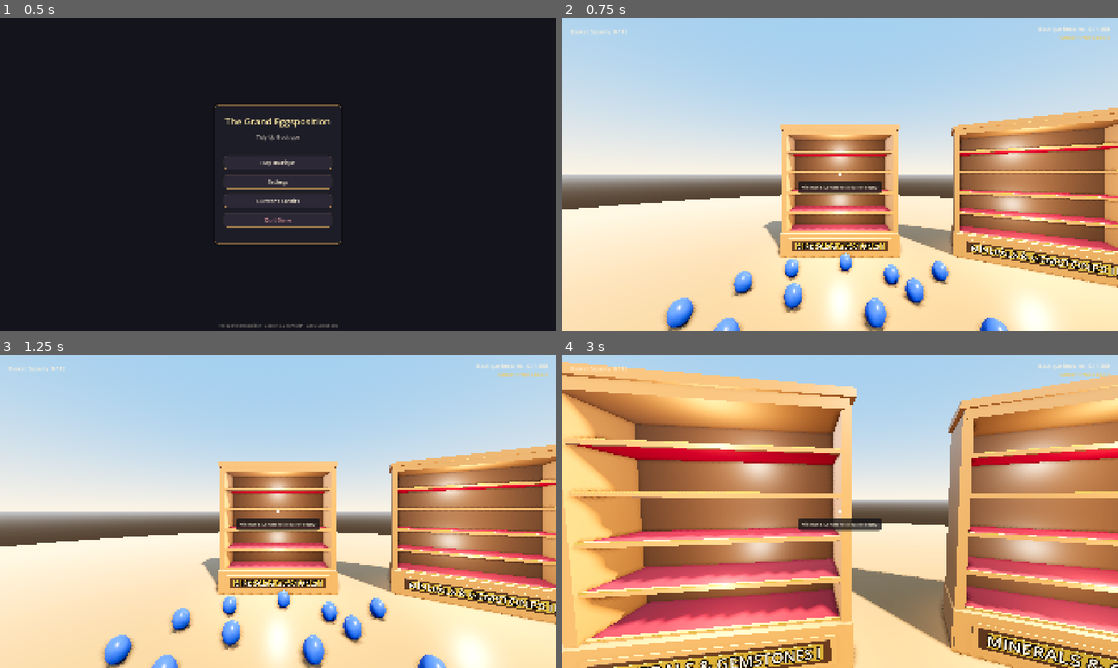
Above: before the commit, frames 1-4 (two rows, left to right).
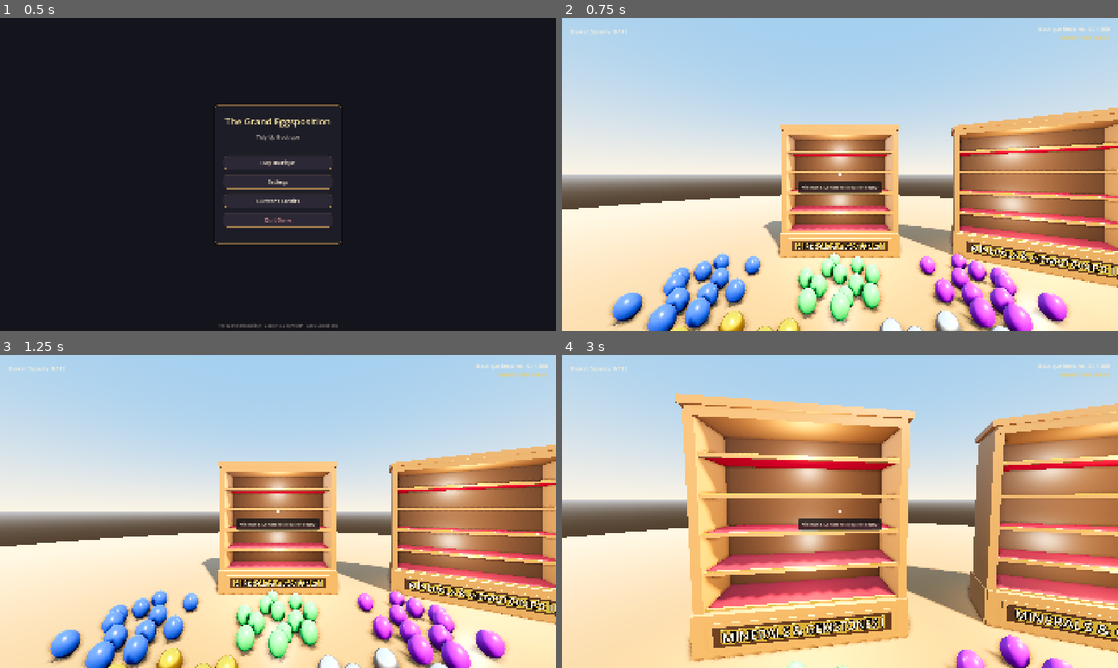
Above: after the commit, the same moments.

Repository: JS-Marinn/the-grand-eggsposition
Game: Godot game, scene res://scenes/ui/main_menu.tscn
The game is run twice, just before and just after one commit, with the same random seed, the same clock (stepped at 60 frames per second) and the same inputs.
Inputs (mouse positions are in pixels of both pictures, inside the frame that each line leads up to):
- Up to frame 1 (0.5 s): no input
- Up to frame 2 (0.75 s): click "Play Boutique" at 0.5 s
- Up to frame 3 (1.25 s): no input
- Up to frame 4 (3 s): tap Enter at 1.25 s; move the mouse to (867, 511) at 1.27 s; press the mouse at (867, 511) at 1.28 s; hold W (move_forward) from 1.28 s (still down); move the mouse to (812, 511) at 2.02 s; release the mouse at (812, 511) at 2.03 s; click (812, 511) at 2.1 s; tap Space at 2.75 s; move the mouse to (851, 505) at 2.77 s; hold Q (resonance_chime) from 2.78 s (still down)

Frame 1 is identical in both runs. In frame 2, 11% of the frame differs, in the area x 8-92%, y 74-100%; in frame 3, 11%; in frame 4, 75%, in the area x 0-100%, y 2-100%.

Commit message:
feat(minerals): add 5 mineral egg types and 60 collectible eggs to fill first vitrine

Diff:
--- a/localization/translations.csv
+++ b/localization/translations.csv
@@ -35,6 +35,11 @@
 EGG_DRAGON_SCALE,"Dragon Scale Egg","Huevo de Escamas de Dragón"
 EGG_AMETHYST_GEODE,"Amethyst Geode Egg","Huevo de Geoda de Amatista"
 EGG_EMERALD,"Gleaming Emerald Egg","Huevo de Esmeralda Brillante"
+EGG_RUBY,"Gleaming Ruby Egg","Huevo de Rubí Brillante"
+EGG_SAPPHIRE,"Deep Sapphire Egg","Huevo de Zafiro Profundo"
+EGG_ROSE_QUARTZ,"Rose Quartz Egg","Huevo de Cuarzo Rosa"
+EGG_OBSIDIAN,"Obsidian Glass Egg","Huevo de Cristal de Obsidiana"
+EGG_DIAMOND,"Flawless Diamond Egg","Huevo de Diamante Puro"
 BARNABY_NAME,"Barnaby the Merchant","Barnaby el Mercader"
 BARNABY_GREETING,"Ah, a curator with true taste! Keep an eye out for those tiny white eggs tucked away in corners...","¡Ah, un conservador con verdadero gusto! Mantén los ojos abiertos a los huevitos blancos ocultos en los rincones..."
 MENU_PLAY,"Play Boutique","Entrar a la Boutique"
--- a/scenes/main/game.tscn
+++ b/scenes/main/game.tscn
@@ -76,40 +76,244 @@
 [node name="EggsOnFloor" type="Node3D" parent="."]
 
 [node name="Egg_Lapis_01" parent="EggsOnFloor" instance=ExtResource("4_egg_scene")]
-transform = Transform3D(1, 0, 0, 0, 1, 0, 0, 0, 1, -1.1, 0.27, -1.8)
+transform = Transform3D(1, 0, 0, 0, 1, 0, 0, 0, 1, -1.6, 0.27, -2.1)
+egg_id = 1
 
 [node name="Egg_Lapis_02" parent="EggsOnFloor" instance=ExtResource("4_egg_scene")]
-transform = Transform3D(1, 0, 0, 0, 1, 0, 0, 0, 1, -0.6, 0.27, -2.4)
+transform = Transform3D(1, 0, 0, 0, 1, 0, 0, 0, 1, -2, 0.27, -2.3)
+egg_id = 1
 
 [node name="Egg_Lapis_03" parent="EggsOnFloor" instance=ExtResource("4_egg_scene")]
-transform = Transform3D(1, 0, 0, 0, 1, 0, 0, 0, 1, -1.4, 0.27, -2.7)
+transform = Transform3D(1, 0, 0, 0, 1, 0, 0, 0, 1, -1.4, 0.27, -2.5)
+egg_id = 1
 
 [node name="Egg_Lapis_04" parent="EggsOnFloor" instance=ExtResource("4_egg_scene")]
-transform = Transform3D(1, 0, 0, 0, 1, 0, 0, 0, 1, -0.2, 0.27, -1.6)
+transform = Transform3D(1, 0, 0, 0, 1, 0, 0, 0, 1, -2.3, 0.27, -2.6)
+egg_id = 1
 
 [node name="Egg_Lapis_05" parent="EggsOnFloor" instance=ExtResource("4_egg_scene")]
-transform = Transform3D(1, 0, 0, 0, 1, 0, 0, 0, 1, 0.4, 0.27, -2.1)
+transform = Transform3D(1, 0, 0, 0, 1, 0, 0, 0, 1, -1.8, 0.27, -2.8)
+egg_id = 1
 
 [node name="Egg_Lapis_06" parent="EggsOnFloor" instance=ExtResource("4_egg_scene")]
-transform = Transform3D(1, 0, 0, 0, 1, 0, 0, 0, 1, 1.0, 0.27, -2.5)
+transform = Transform3D(1, 0, 0, 0, 1, 0, 0, 0, 1, -2.2, 0.27, -3)
+egg_id = 1
 
 [node name="Egg_Lapis_07" parent="EggsOnFloor" instance=ExtResource("4_egg_scene")]
-transform = Transform3D(1, 0, 0, 0, 1, 0, 0, 0, 1, 1.5, 0.27, -1.8)
+transform = Transform3D(1, 0, 0, 0, 1, 0, 0, 0, 1, -1.5, 0.27, -3.2)
+egg_id = 1
 
 [node name="Egg_Lapis_08" parent="EggsOnFloor" instance=ExtResource("4_egg_scene")]
-transform = Transform3D(1, 0, 0, 0, 1, 0, 0, 0, 1, 0.8, 0.27, -2.9)
+transform = Transform3D(1, 0, 0, 0, 1, 0, 0, 0, 1, -2.5, 0.27, -2.2)
+egg_id = 1
 
 [node name="Egg_Lapis_09" parent="EggsOnFloor" instance=ExtResource("4_egg_scene")]
-transform = Transform3D(1, 0, 0, 0, 1, 0, 0, 0, 1, -0.8, 0.27, -3.1)
+transform = Transform3D(1, 0, 0, 0, 1, 0, 0, 0, 1, -1.9, 0.27, -2)
+egg_id = 1
 
 [node name="Egg_Lapis_10" parent="EggsOnFloor" instance=ExtResource("4_egg_scene")]
-transform = Transform3D(1, 0, 0, 0, 1, 0, 0, 0, 1, 0.1, 0.27, -3.3)
+transform = Transform3D(1, 0, 0, 0, 1, 0, 0, 0, 1, -2.1, 0.27, -3.3)
+egg_id = 1
 
 [node name="Egg_Lapis_11" parent="EggsOnFloor" instance=ExtResource("4_egg_scene")]
-transform = Transform3D(1, 0, 0, 0, 1, 0, 0, 0, 1, 1.6, 0.27, -3.0)
+transform = Transform3D(1, 0, 0, 0, 1, 0, 0, 0, 1, -1.7, 0.27, -2.4)
+egg_id = 1
 
 [node name="Egg_Lapis_12" parent="EggsOnFloor" instance=ExtResource("4_egg_scene")]
-transform = Transform3D(1, 0, 0, 0, 1, 0, 0, 0, 1, -1.8, 0.27, -2.1)
+transform = Transform3D(1, 0, 0, 0, 1, 0, 0, 0, 1, -2.4, 0.27, -2.8)
+egg_id = 1
+
+[node name="Egg_Gold_01" parent="EggsOnFloor" instance=ExtResource("4_egg_scene")]
+transform = Transform3D(1, 0, 0, 0, 1, 0, 0, 0, 1, -0.6, 0.27, -1.2)
+egg_id = 2
+
+[node name="Egg_Gold_02" parent="EggsOnFloor" instance=ExtResource("4_egg_scene")]
+transform = Transform3D(1, 0, 0, 0, 1, 0, 0, 0, 1, -1, 0.27, -1.1)
+egg_id = 2
+
+[node name="Egg_Gold_03" parent="EggsOnFloor" instance=ExtResource("4_egg_scene")]
+transform = Transform3D(1, 0, 0, 0, 1, 0, 0, 0, 1, -1.4, 0.27, -1.3)
+egg_id = 2
+
+[node name="Egg_Gold_04" parent="EggsOnFloor" instance=ExtResource("4_egg_scene")]
+transform = Transform3D(1, 0, 0, 0, 1, 0, 0, 0, 1, -0.8, 0.27, -1.5)
+egg_id = 2
+
+[node name="Egg_Gold_05" parent="EggsOnFloor" instance=ExtResource("4_egg_scene")]
+transform = Transform3D(1, 0, 0, 0, 1, 0, 0, 0, 1, -1.2, 0.27, -1.6)
+egg_id = 2
+
+[node name="Egg_Gold_06" parent="EggsOnFloor" instance=ExtResource("4_egg_scene")]
+transform = Transform3D(1, 0, 0, 0, 1, 0, 0, 0, 1, -0.5, 0.27, -1.8)
+egg_id = 2
+
+[node name="Egg_Gold_07" parent="EggsOnFloor" instance=ExtResource("4_egg_scene")]
+transform = Transform3D(1, 0, 0, 0, 1, 0, 0, 0, 1, -1.5, 0.27, -1.7)
+egg_id = 2
+
+[node name="Egg_Gold_08" parent="EggsOnFloor" instance=ExtResource("4_egg_scene")]
+transform = Transform3D(1, 0, 0, 0, 1, 0, 0, 0, 1, -0.9, 0.27, -1.3)
+egg_id = 2
+
+[node name="Egg_Gold_09" parent="EggsOnFloor" instance=ExtResource("4_egg_scene")]
+transform = Transform3D(1, 0, 0, 0, 1, 0, 0, 0, 1, -1.3, 0.27, -1)
+egg_id = 2
+
+[node name="Egg_Gold_10" parent="EggsOnFloor" instance=ExtResource("4_egg_scene")]
+transform = Transform3D(1, 0, 0, 0, 1, 0, 0, 0, 1, -0.7, 0.27, -1.7)
+egg_id = 2
+
+[node name="Egg_Gold_11" parent="EggsOnFloor" instance=ExtResource("4_egg_scene")]
+transform = Transform3D(1, 0, 0, 0, 1, 0, 0, 0, 1, -1.1, 0.27, -1.9)
+egg_id = 2
+
+[node name="Egg_Gold_12" parent="EggsOnFloor" instance=ExtResource("4_egg_scene")]
+transform = Transform3D(1, 0, 0, 0, 1, 0, 0, 0, 1, -1.6, 0.27, -1.4)
+egg_id = 2
+
+[node name="Egg_Silver_01" parent="EggsOnFloor" instance=ExtResource("4_egg_scene")]
+transform = Transform3D(1, 0, 0, 0, 1, 0, 0, 0, 1, 0.6, 0.27, -1.2)
+egg_id = 3
+
+[node name="Egg_Silver_02" parent="EggsOnFloor" instance=ExtResource("4_egg_scene")]
+transform = Transform3D(1, 0, 0, 0, 1, 0, 0, 0, 1, 1, 0.27, -1.1)
+egg_id = 3
+
+[node name="Egg_Silver_03" parent="EggsOnFloor" instance=ExtResource("4_egg_scene")]
+transform = Transform3D(1, 0, 0, 0, 1, 0, 0, 0, 1, 1.4, 0.27, -1.3)
+egg_id = 3
+
+[node name="Egg_Silver_04" parent="EggsOnFloor" instance=ExtResource("4_egg_scene")]
+transform = Transform3D(1, 0, 0, 0, 1, 0, 0, 0, 1, 0.8, 0.27, -1.5)
+egg_id = 3
+
+[node name="Egg_Silver_05" parent="EggsOnFloor" instance=ExtResource("4_egg_scene")]
+transform = Transform3D(1, 0, 0, 0, 1, 0, 0, 0, 1, 1.2, 0.27, -1.6)
+egg_id = 3
+
+[node name="Egg_Silver_06" parent="EggsOnFloor" instance=ExtResource("4_egg_scene")]
+transform = Transform3D(1, 0, 0, 0, 1, 0, 0, 0, 1, 0.5, 0.27, -1.8)
+egg_id = 3
+
+[node name="Egg_Silver_07" parent="EggsOnFloor" instance=ExtResource("4_egg_scene")]
+transform = Transform3D(1, 0, 0, 0, 1, 0, 0, 0, 1, 1.5, 0.27, -1.7)
+egg_id = 3
+
+[node name="Egg_Silver_08" parent="EggsOnFloor" instance=ExtResource("4_egg_scene")]
+transform = Transform3D(1, 0, 0, 0, 1, 0, 0, 0, 1, 0.9, 0.27, -1.3)
+egg_id = 3
+
+[node name="Egg_Silver_09" parent="EggsOnFloor" instance=ExtResource("4_egg_scene")]
+transform = Transform3D(1, 0, 0, 0, 1, 0, 0, 0, 1, 1.3, 0.27, -1)
+egg_id = 3
+
+[node name="Egg_Silver_10" parent="EggsOnFloor" instance=ExtResource("4_egg_scene")]
+transform = Transform3D(1, 0, 0, 0, 1, 0, 0, 0, 1, 0.7, 0.27, -1.7)
+egg_id = 3
+
+[node name="Egg_Silver_11" parent="EggsOnFloor" instance=ExtResource("4_egg_scene")]
+transform = Transform3D(1, 0, 0, 0, 1, 0, 0, 0, 1, 1.1, 0.27, -1.9)
+egg_id = 3
+
+[node name="Egg_Silver_12" parent="EggsOnFloor" instance=ExtResource("4_egg_scene")]
+transform = Transform3D(1, 0, 0, 0, 1, 0, 0, 0, 1, 1.6, 0.27, -1.4)
+egg_id = 3
+
+[node name="Egg_Amethyst_01" parent="EggsOnFloor" instance=ExtResource("4_egg_scene")]
+transform = Transform3D(1, 0, 0, 0, 1, 0, 0, 0, 1, 1.6, 0.27, -2.1)
+egg_id = 4
+
+[node name="Egg_Amethyst_02" parent="EggsOnFloor" instance=ExtResource("4_egg_scene")]
+transform = Transform3D(1, 0, 0, 0, 1, 0, 0, 0, 1, 2, 0.27, -2.3)
+egg_id = 4
+
+[node name="Egg_Amethyst_03" parent="EggsOnFloor" instance=ExtResource("4_egg_scene")]
+transform = Transform3D(1, 0, 0, 0, 1, 0, 0, 0, 1, 1.4, 0.27, -2.5)
+egg_id = 4
+
+[node name="Egg_Amethyst_04" parent="EggsOnFloor" instance=ExtResource("4_egg_scene")]
+transform = Transform3D(1, 0, 0, 0, 1, 0, 0, 0, 1, 2.3, 0.27, -2.6)
+egg_id = 4
+
+[node name="Egg_Amethyst_05" parent="EggsOnFloor" instance=ExtResource("4_egg_scene")]
+transform = Transform3D(1, 0, 0, 0, 1, 0, 0, 0, 1, 1.8, 0.27, -2.8)
+egg_id = 4
+
+[node name="Egg_Amethyst_06" parent="EggsOnFloor" instance=ExtResource("4_egg_scene")]
+transform = Transform3D(1, 0, 0, 0, 1, 0, 0, 0, 1, 2.2, 0.27, -3)
+egg_id = 4
+
+[node name="Egg_Amethyst_07" parent="EggsOnFloor" instance=ExtResource("4_egg_scene")]
+transform = Transform3D(1, 0, 0, 0, 1, 0, 0, 0, 1, 1.5, 0.27, -3.2)
+egg_id = 4
+
+[node name="Egg_Amethyst_08" parent="EggsOnFloor" instance=ExtResource("4_egg_scene")]
+transform = Transform3D(1, 0, 0, 0, 1, 0, 0, 0, 1, 2.5, 0.27, -2.2)
+egg_id = 4
+
+[node name="Egg_Amethyst_09" parent="EggsOnFloor" instance=ExtResource("4_egg_scene")]
+transform = Transform3D(1, 0, 0, 0, 1, 0, 0, 0, 1, 1.9, 0.27, -2)
+egg_id = 4
+
+[node name="Egg_Amethyst_10" parent="EggsOnFloor" instance=ExtResource("4_egg_scene")]
+transform = Transform3D(1, 0, 0, 0, 1, 0, 0, 0, 1, 2.1, 0.27, -3.3)
+egg_id = 4
+
+[node name="Egg_Amethyst_11" parent="EggsOnFloor" instance=ExtResource("4_egg_scene")]
+transform = Transform3D(1, 0, 0, 0, 1, 0, 0, 0, 1, 1.7, 0.27, -2.4)
+egg_id = 4
+
+[node name="Egg_Amethyst_12" parent="EggsOnFloor" instance=ExtResource("4_egg_scene")]
+transform = Transform3D(1, 0, 0, 0, 1, 0, 0, 0, 1, 2.4, 0.27, -2.8)
+egg_id = 4
+
+[node name="Egg_Emerald_01" parent="EggsOnFloor" instance=ExtResource("4_egg_scene")]
+transform = Transform3D(1, 0, 0, 0, 1, 0, 0, 0, 1, -0.4, 0.27, -2.3)
+egg_id = 11
+
+[node name="Egg_Emerald_02" parent="EggsOnFloor" instance=ExtResource("4_egg_scene")]
+transform = Transform3D(1, 0, 0, 0, 1, 0, 0, 0, 1, 0, 0.27, -2.2)
+egg_id = 11
+
+[node name="Egg_Emerald_03" parent="EggsOnFloor" instance=ExtResource("4_egg_scene")]
+transform = Transform3D(1, 0, 0, 0, 1, 0, 0, 0, 1, 0.4, 0.27, -2.4)
+egg_id = 11
+
+[node name="Egg_Emerald_04" parent="EggsOnFloor" instance=ExtResource("4_egg_scene")]
+transform = Transform3D(1, 0, 0, 0, 1, 0, 0, 0, 1, -0.3, 0.27, -2.6)
+egg_id = 11
+
+[node name="Egg_Emerald_05" parent="EggsOnFloor" instance=ExtResource("4_egg_scene")]
+transform = Transform3D(1, 0, 0, 0, 1, 0, 0, 0, 1, 0.2, 0.27, -2.6)
+egg_id = 11
+
+[node name="Egg_Emerald_06" parent="EggsOnFloor" instance=ExtResource("4_egg_scene")]
+transform = Transform3D(1, 0, 0, 0, 1, 0, 0, 0, 1, -0.5, 0.27, -2.8)
+egg_id = 11
+
+[node name="Egg_Emerald_07" parent="EggsOnFloor" instance=ExtResource("4_egg_scene")]
+transform = Transform3D(1, 0, 0, 0, 1, 0, 0, 0, 1, 0, 0.27, -2.9)
+egg_id = 11
+
+[node name="Egg_Emerald_08" parent="EggsOnFloor" instance=ExtResource("4_egg_scene")]
+transform = Transform3D(1, 0, 0, 0, 1, 0, 0, 0, 1, 0.5, 0.27, -2.9)
+egg_id = 11
+
+[node name="Egg_Emerald_09" parent="EggsOnFloor" instance=ExtResource("4_egg_scene")]
+transform = Transform3D(1, 0, 0, 0, 1, 0, 0, 0, 1, -0.2, 0.27, -3.1)
+egg_id = 11
+
+[node name="Egg_Emerald_10" parent="EggsOnFloor" instance=ExtResource("4_egg_scene")]
+transform = Transform3D(1, 0, 0, 0, 1, 0, 0, 0, 1, 0.3, 0.27, -3.2)
+egg_id = 11
+
+[node name="Egg_Emerald_11" parent="EggsOnFloor" instance=ExtResource("4_egg_scene")]
+transform = Transform3D(1, 0, 0, 0, 1, 0, 0, 0, 1, 0.1, 0.27, -2.5)
+egg_id = 11
+
+[node name="Egg_Emerald_12" parent="EggsOnFloor" instance=ExtResource("4_egg_scene")]
+transform = Transform3D(1, 0, 0, 0, 1, 0, 0, 0, 1, -0.1, 0.27, -3.3)
+egg_id = 11
 
 [node name="HUD" parent="." instance=ExtResource("2_hud_scene")]
 
--- a/scripts/autoload/game_manager.gd
+++ b/scripts/autoload/game_manager.gd
@@ -33,18 +33,27 @@
 
 ## Registers all sample and defined egg types
 func _initialize_database() -> void:
-	# Define key sample eggs with accurate series and palette
+	# Showcase 1: Minerals & Gemstones I (5 tiers)
 	_register_egg(1, "EGG_LAPIS_LAZULI", EggData.EggSeries.MINERALS_GEMS, 1, 1, Color(0.12, 0.28, 0.65), 0.25, 0.1)
 	_register_egg(2, "EGG_PURE_GOLD", EggData.EggSeries.MINERALS_GEMS, 1, 2, Color(0.95, 0.78, 0.2), 0.15, 0.95)
 	_register_egg(3, "EGG_PURE_SILVER", EggData.EggSeries.MINERALS_GEMS, 1, 3, Color(0.85, 0.88, 0.92), 0.1, 0.9)
 	_register_egg(4, "EGG_AMETHYST_GEODE", EggData.EggSeries.MINERALS_GEMS, 1, 4, Color(0.55, 0.18, 0.72), 0.3, 0.2)
 	_register_egg(11, "EGG_EMERALD", EggData.EggSeries.MINERALS_GEMS, 1, 5, Color(0.1, 0.72, 0.35), 0.2, 0.3)
-	_register_egg(5, "EGG_PASTRY_CHEF", EggData.EggSeries.JOBS_SOCIETY, 2, 1, Color(0.96, 0.92, 0.86), 0.4, 0.0)
-	_register_egg(6, "EGG_FIREFIGHTER", EggData.EggSeries.JOBS_SOCIETY, 2, 2, Color(0.85, 0.15, 0.12), 0.3, 0.0)
-	_register_egg(7, "EGG_SUPERHERO", EggData.EggSeries.POP_CULTURE, 3, 1, Color(0.1, 0.3, 0.8), 0.3, 0.0)
-	_register_egg(8, "EGG_GLAZED_DONUT", EggData.EggSeries.DELICATESSEN, 4, 1, Color(0.92, 0.55, 0.65), 0.2, 0.0)
-	_register_egg(9, "EGG_PANDA", EggData.EggSeries.WILDLIFE_COSMOS, 5, 1, Color(0.95, 0.95, 0.95), 0.4, 0.0)
-	_register_egg(10, "EGG_DRAGON_SCALE", EggData.EggSeries.FANTASY_MYTH, 6, 1, Color(0.15, 0.55, 0.35), 0.2, 0.3)
+
+	# Showcase 2: Minerals & Gemstones II (5 tiers)
+	_register_egg(12, "EGG_RUBY", EggData.EggSeries.MINERALS_GEMS, 2, 1, Color(0.85, 0.08, 0.22), 0.18, 0.3)
+	_register_egg(13, "EGG_SAPPHIRE", EggData.EggSeries.MINERALS_GEMS, 2, 2, Color(0.06, 0.18, 0.62), 0.15, 0.4)
+	_register_egg(14, "EGG_ROSE_QUARTZ", EggData.EggSeries.MINERALS_GEMS, 2, 3, Color(0.94, 0.68, 0.76), 0.28, 0.05)
+	_register_egg(15, "EGG_OBSIDIAN", EggData.EggSeries.MINERALS_GEMS, 2, 4, Color(0.12, 0.12, 0.14), 0.12, 0.8)
+	_register_egg(16, "EGG_DIAMOND", EggData.EggSeries.MINERALS_GEMS, 2, 5, Color(0.88, 0.95, 1.0), 0.08, 0.6)
+
+	# Other Series Samples
+	_register_egg(5, "EGG_PASTRY_CHEF", EggData.EggSeries.JOBS_SOCIETY, 3, 1, Color(0.96, 0.92, 0.86), 0.4, 0.0)
+	_register_egg(6, "EGG_FIREFIGHTER", EggData.EggSeries.JOBS_SOCIETY, 4, 1, Color(0.85, 0.15, 0.12), 0.3, 0.0)
+	_register_egg(7, "EGG_SUPERHERO", EggData.EggSeries.POP_CULTURE, 5, 1, Color(0.1, 0.3, 0.8), 0.3, 0.0)
+	_register_egg(8, "EGG_GLAZED_DONUT", EggData.EggSeries.DELICATESSEN, 6, 1, Color(0.92, 0.55, 0.65), 0.2, 0.0)
+	_register_egg(9, "EGG_PANDA", EggData.EggSeries.WILDLIFE_COSMOS, 7, 1, Color(0.95, 0.95, 0.95), 0.4, 0.0)
+	_register_egg(10, "EGG_DRAGON_SCALE", EggData.EggSeries.FANTASY_MYTH, 8, 1, Color(0.15, 0.55, 0.35), 0.2, 0.3)
 
 func _register_egg(id: int, key: String, series: EggData.EggSeries, showcase: int, dozen: int, col: Color, rough: float, metal: float) -> void:
 	var egg: EggData = EggData.new()
--- a/scripts/environment/egg_actor.gd
+++ b/scripts/environment/egg_actor.gd
@@ -4,6 +4,7 @@
 ## Physical in-world collectible egg actor.
 ## Designed at goose egg scale (~8.5 cm tall by 6 cm diameter).
 
+@export var egg_id: int = 1
 @export var egg_data: EggData
 @export var is_golden_initial: bool = false
 
@@ -11,9 +12,11 @@
 var collision_shape: CollisionShape3D
 
 func _ready() -> void:
-	# Default to Lapis Lazuli if not set in inspector
 	if not egg_data:
-		egg_data = GameManager.get_egg_data(1)
+		if egg_id > 0:
+			egg_data = GameManager.get_egg_data(egg_id)
+		if not egg_data:
+			egg_data = GameManager.get_egg_data(1)
 
 	_setup_visuals_and_physics()
 
--- a/scripts/environment/showcase_unit.gd
+++ b/scripts/environment/showcase_unit.gd
@@ -209,6 +209,17 @@
 				AudioManager.play_dozen_harp(global_position)
 				ProgressManager.add_wax_seals(1) # +1 Wax Seal per completed dozen
 				dozen_finished.emit(d)
+
+				# Check if the entire showcase is now complete (all 5 tiers full)
+				var all_tiers_full: bool = true
+				for check_d in range(1, DOZENS_COUNT + 1):
+					if GameManager.showcase_state[showcase_id].get(check_d, 0) < EGGS_PER_DOZEN:
+						all_tiers_full = false
+						break
+				if all_tiers_full:
+					AudioManager.play_chime(global_position)
+					ProgressManager.add_wax_seals(5) # Bonus 5 Wax Seals for completing the full vitrine
+					showcase_finished.emit()
 			return true
 	return false
 
--- a/scripts/player/player_controller.gd
+++ b/scripts/player/player_controller.gd
@@ -13,6 +13,9 @@
 var camera: Camera3D
 var raycast: RayCast3D
 var camera_pitch: float = 0.0
+var interact_hold_timer: float = 0.0
+const INTERACT_REPEAT_DELAY: float = 0.28
+const INTERACT_REPEAT_RATE: float = 0.12
 
 func _ready() -> void:
 	_setup_camera_and_raycast()
@@ -82,6 +85,16 @@
 	_handle_movement(delta)
 	_handle_keyboard_gamepad_look(delta)
 	_update_raycast_hover()
+	_handle_hold_interaction(delta)
+
+func _handle_hold_interaction(delta: float) -> void:
+	if Input.is_action_pressed("interact_primary") and Input.mouse_mode == Input.MOUSE_MODE_CAPTURED:
+		interact_hold_timer += delta
+		if interact_hold_timer >= INTERACT_REPEAT_DELAY:
+			_handle_interaction()
+			interact_hold_timer -= INTERACT_REPEAT_RATE
+	else:
+		interact_hold_timer = 0.0
 
 func _handle_movement(_delta: float) -> void:
 	var input_dir: Vector2 = Input.get_vector("move_left", "move_right", "move_forward", "move_backward")
